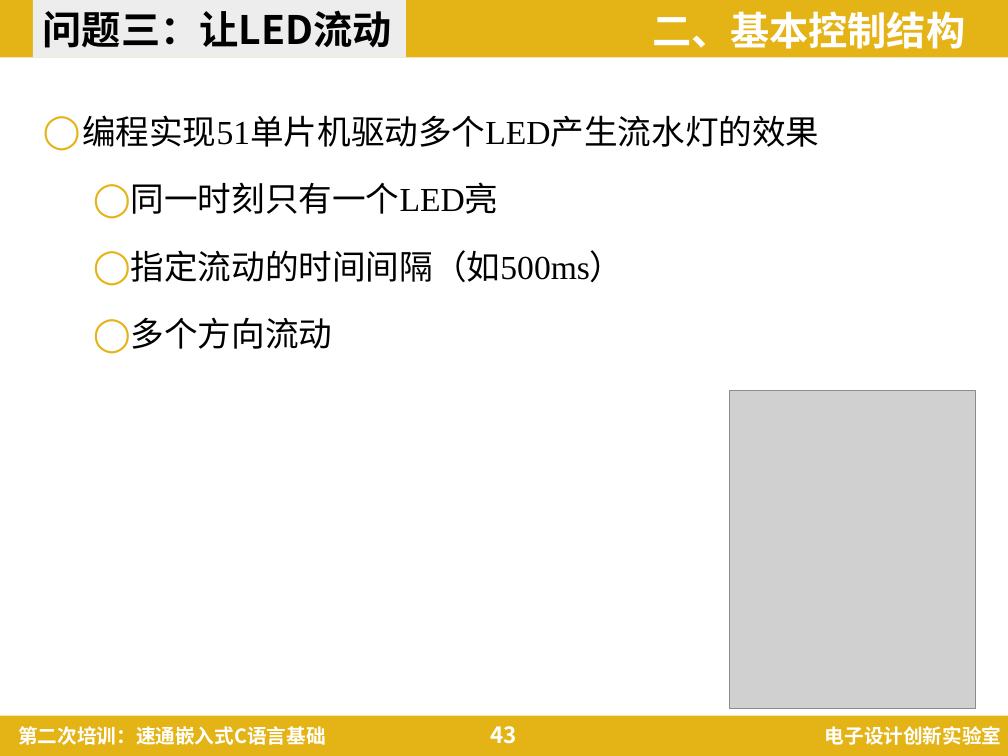
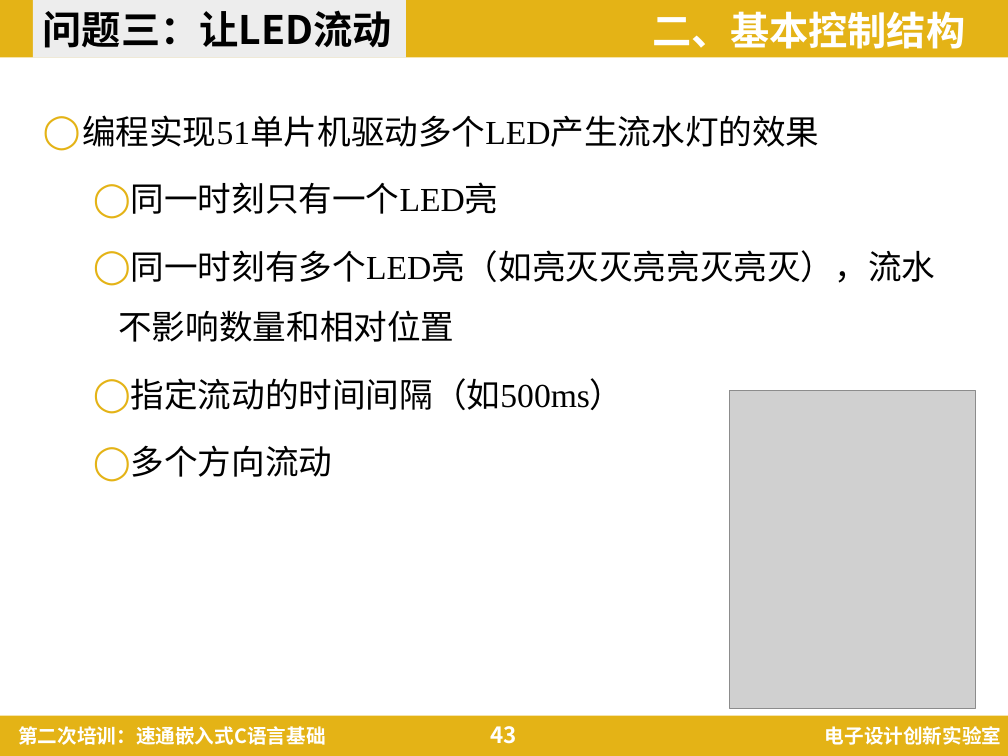
Before and after one commit to ZhoBudweiser/Embedded-C-language-Guidance, a slide deck: slide 43 of 第二次培训：速通嵌入式C语言基础.pptx. Drawn at 1008x756 pixels with LibreOffice and Linux fonts; fonts in the diff are those of the drawing; grey boxes stand for pictures; background and template pictures are left out. Boxes give left, top, right and bottom in pixels: in the first picture for what was removed or moved away, otherwise in the second. Text is boxed around its words. In the diff, an @@ line names an element or a change of style, - is before the commit and + after.

```diff
--- a/第二次培训：速通嵌入式C语言基础.pptx
+++ b/第二次培训：速通嵌入式C语言基础.pptx
@@ text at <box>118,250,936,342</box>: paragraph added @@
+  ◯ 同一时刻有多个LED亮（如亮灭灭亮亮灭亮灭），流水不影响数量和相对位置
```
Also in this commit, not shown: 3 other slides changed, 10 other files.
